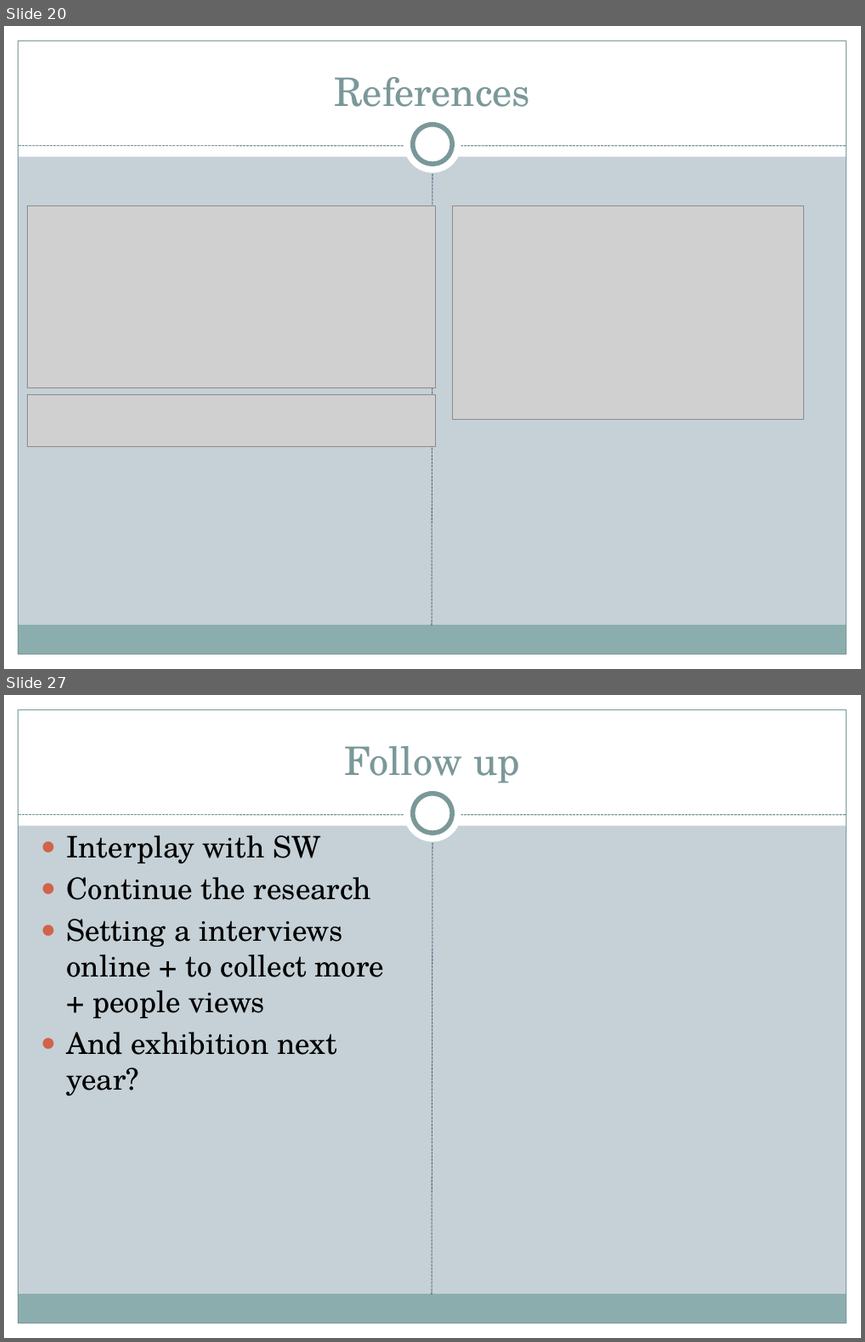
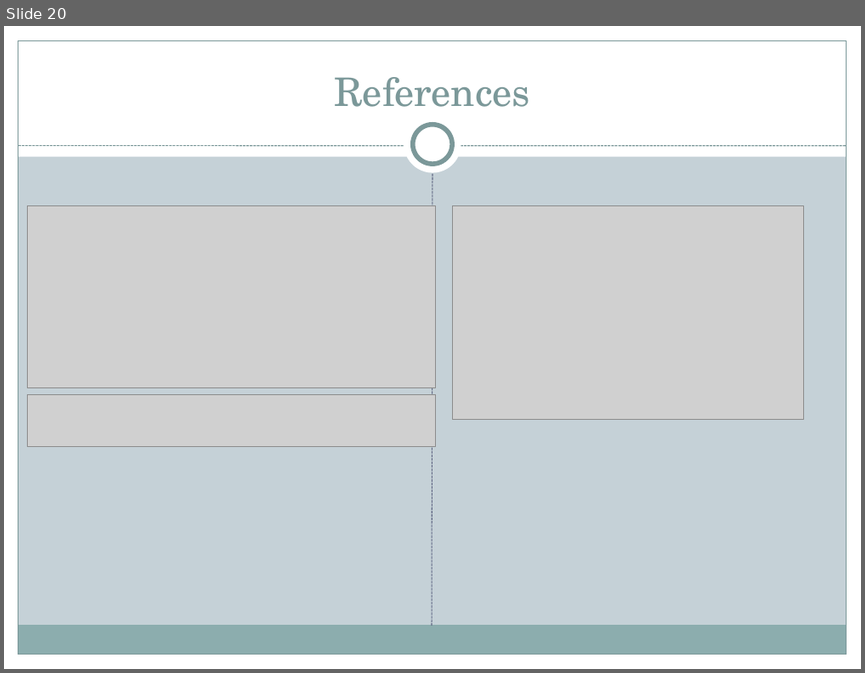
Before and after one commit to JusteRaimbault/MigrationDynamics, a slide deck: Docs/UrbanChina17/Communication/PRD_Agent_Based_Model_UCL.pptx. Shown one above the other, each under a label of ours: slides 20 and 27 before the commit, slide 20 after it; the slides between them are not shown. The pictures are 865x1342 and 865x673 pixels, drawn with LibreOffice and Linux fonts; fonts in the diff are those of the drawing; grey boxes stand for pictures; background and template pictures are left out. Boxes give left, top, right and bottom in pixels: in the first picture for what was removed or moved away, otherwise in the second. Text is boxed around its words. In the diff, an @@ line names an element or a change of style, - is before the commit and + after.

```diff
--- a/Docs/UrbanChina17/Communication/PRD_Agent_Based_Model_UCL.pptx
+++ b/Docs/UrbanChina17/Communication/PRD_Agent_Based_Model_UCL.pptx
@@ slide 27 removed at (x1=4, y1=695, x2=861, y2=1338), background #C5D1D7; not listed: 10 template elements that a slide beside it also shows @@
@@ title removed at (x1=344, y1=746, x2=520, y2=783) @@
-Follow up
@@ text removed at (x1=66, y1=835, x2=385, y2=1095) @@
-● Interplay with SW
-● Continue the research
-● Setting a interviews online + to collect more + people views
-● And exhibition next year?
```
Also in this commit, not shown: 1 slide changed, 1 slide added, 7 other slides removed, 19 other files.
